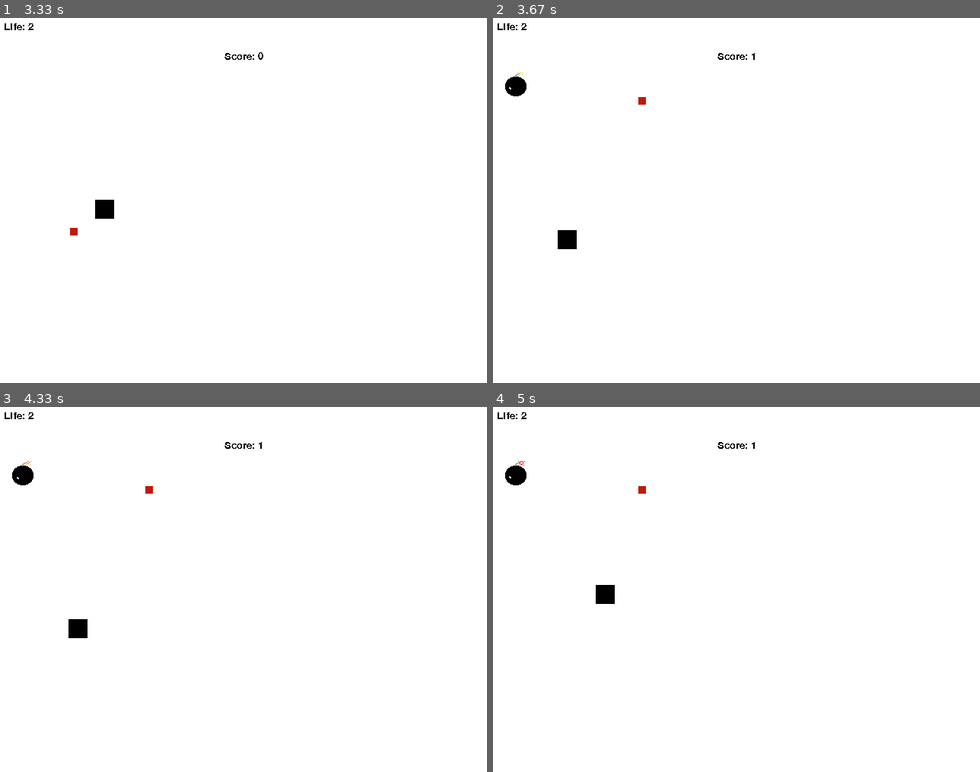
Above: before the commit, frames 1-4 (two rows, left to right).
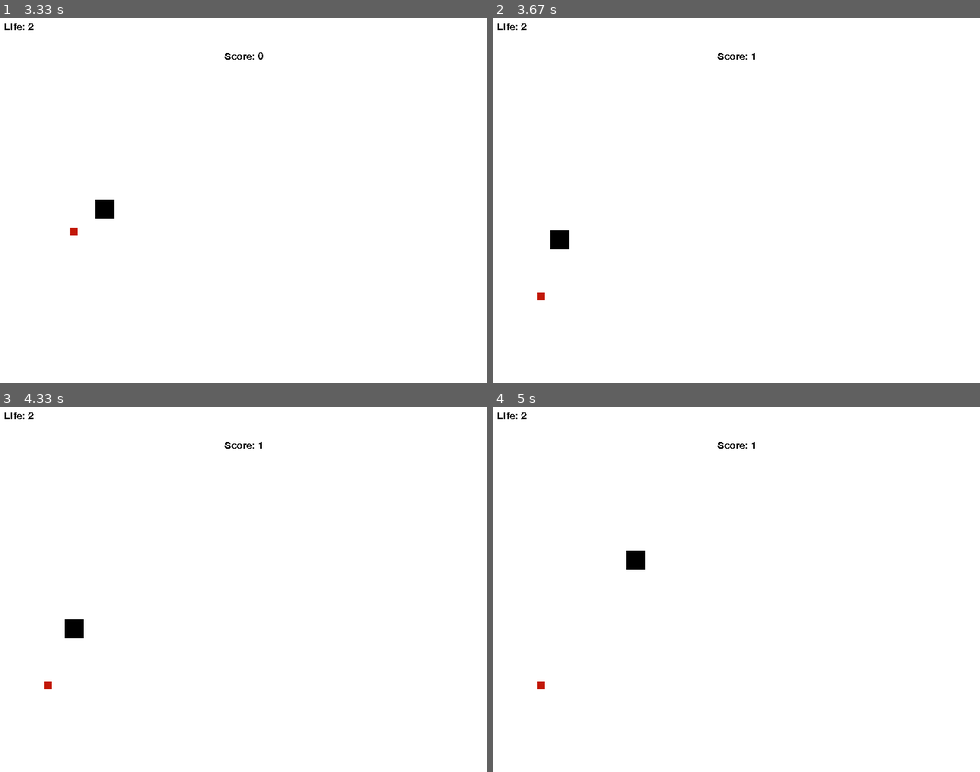
Above: after the commit, the same moments.

Repository: HenriqueBaetaLeite/catch-me-v2
Game: pygame game, started from game.py
Two runs of this game, one before a commit and one after it. Both use one fixed random seed, a clock stepped at 60 frames per second and the inputs below.
Inputs:
- Up to frame 1 (3.33 s): tap Space at 0.33 s; hold Left 0.67-1.2 s; hold Down 1.23-1.53 s; hold Left 1.57-1.97 s; hold Up 2-2.37 s; hold Right 2.4-3.03 s; hold Down from 3.07 s (still down)
- Up to frame 2 (3.67 s): release Down at 3.43 s; hold Left from 3.47 s (still down)
- Up to frame 3 (4.33 s): release Left at 3.93 s; hold Right from 3.97 s (still down)
- Up to frame 4 (5 s): release Right at 4.43 s; hold Up 4.47-4.77 s; hold Right from 4.8 s (still down)

Frame 1 is identical in both runs. In frame 2, 0.4% of the frame differs, in the area x 2-32%, y 14-78%; in frame 3, 0.3%; in frame 4, 0.7%.

Commit message:
Separando as classes bomb, prize, add def update_score a classe player. Criando arquivos de som separados

Diff:
--- /dev/null
+++ b/bomb.py
@@ -0,0 +1,29 @@
+import pygame
+from pygame.locals import *
+
+sprites_bomb = [
+    pygame.image.load("assets/bomb1.png"),
+    pygame.image.load("assets/bomb2.png"),
+    pygame.image.load("assets/bomb3.png"),
+]
+
+
+class Bomb(pygame.sprite.Sprite):
+    def __init__(self):
+        super().__init__()
+        # self.image = pygame.Surface([20, 20])
+        # self.image.fill(RUST)
+        self.sprites = sprites_bomb
+        self.current_sprite = 0
+        self.image = self.sprites[self.current_sprite]
+        self.rect = self.image.get_rect()
+        self.is_animating = False
+
+    # def animate(self):
+    #     self.is_animating = True
+
+    def update(self):
+        self.current_sprite += 0.2
+        if self.current_sprite > len(self.sprites):
+            self.current_sprite = 0
+        self.image = self.sprites[int(self.current_sprite)]
--- a/game.py
+++ b/game.py
@@ -1,9 +1,15 @@
 import pygame
 from pygame.locals import *
 import sys
+
+from time import sleep
 from random import randint, choice
 
 from player import Player
+from bomb import Bomb
+from prize import Prize
+
+from sounds import background_music, sounds_prize, sounds_bomb, sounds_gameover
 
 pygame.init()
 
@@ -12,51 +18,17 @@
 
 window = pygame.display.set_mode((width, height))
 
-sprites_bomb = [
-    pygame.image.load("assets/bomb1.png"),
-    pygame.image.load("assets/bomb2.png"),
-    pygame.image.load("assets/bomb3.png"),
-]
-
 pygame.display.set_caption("Catch Me!")
 
 frame_per_second = pygame.time.Clock()
 FPS = 30
 
-background_music = choice(
-    [
-        "sounds/background_music/battle_boss.ogg",
-        "sounds/background_music/battle_normal.ogg",
-        "sounds/background_music/battle_special.ogg",
-        "sounds/background_music/game_scifi.ogg",
-        "sounds/background_music/grinding_hard.ogg",
-        "sounds/background_music/ready_50.ogg",
-        "sounds/background_music/rough.ogg",
-        "sounds/background_music/sci_fi_score.ogg",
-    ]
-)
-
-sounds_prize = choice(
-    [
-        "sounds/saber.wav",
-        "sounds/vision.wav",
-        "sounds/scifi.wav",
-        "sounds/retro_click.wav",
-    ]
-)
-
-musica_fundo = pygame.mixer.music.load(background_music)
+# MUSIC AND SOUNDS
+
+pygame.mixer.music.load(choice(background_music))
 pygame.mixer.music.play(-1)  # -1 faz um loop com a música
 pygame.mixer.music.set_volume(0.1)
 
-sounds_bomb = choice(["sounds/explosion.wav", "sounds/explosion2.wav"])
-
-bomb_sound = pygame.mixer.Sound(sounds_bomb)
-bomb_sound.set_volume(0.5)
-
-
-collision_noise_prize = pygame.mixer.Sound(sounds_prize)
-collision_noise_prize.set_volume(0.2)
 
 # Colors
 
@@ -65,44 +37,12 @@
 RUST = (147, 58, 22)
 WHITE = (255, 255, 255)
 
-
-class Prize(pygame.sprite.Sprite):
-    def __init__(self):
-        super().__init__()
-        self.image = pygame.Surface([10, 10])
-        self.image.fill(RED)
-        self.rect = self.image.get_rect()
-
-    def move(self):
-        prize.rect.x = randint(50, width - 50)
-        prize.rect.y = randint(50, height - 50)
-
-
-class Bomb(pygame.sprite.Sprite):
-    def __init__(self):
-        super().__init__()
-        # self.image = pygame.Surface([20, 20])
-        # self.image.fill(RUST)
-        self.sprites = sprites_bomb
-        self.current_sprite = 0
-        self.image = self.sprites[self.current_sprite]
-        self.rect = self.image.get_rect()
-        self.is_animating = False
-
-    # def animate(self):
-    #     self.is_animating = True
-
-    def update(self):
-        self.current_sprite += 0.2
-        if self.current_sprite > len(self.sprites):
-            self.current_sprite = 0
-        self.image = self.sprites[int(self.current_sprite)]
-
+# Criação dos objetos Player e Prize
 
 player = Player()
 
-player.rect.x = width // 2
-player.rect.y = height // 2
+# player.rect.x = width // 2
+# player.rect.y = height // 2
 
 prize = Prize()
 prize.rect.x = randint(50, width - 50)
@@ -139,7 +79,6 @@
         ghost_prize_group.draw(window)
         bomb_group.update()
         bomb_group.draw(window)
-        # pygame.display.flip()
     else:
         window.fill(BLACK)
         font = pygame.font.SysFont("gabriola", 40)
@@ -164,32 +103,43 @@
         start_spaceRect.center = (width // 2, 400)
         window.blit(start_space, start_spaceRect)
 
+    # pygame.display.flip()
     pygame.display.update()
 
 
 def player_get_prize():
+    collision_noise_prize = pygame.mixer.Sound(choice(sounds_prize))
+    collision_noise_prize.set_volume(0.2)
     collision_noise_prize.play()
-    player.score += 1
-    if player.score % 7 == 0:
-        player.speed = 15
-    if player.score % 8 == 1:
-        player.speed = 5
-    else:
-        player.speed = 10
-    # print("Score: ", player.score)
+
+    player.update_score()
+
+    # player.score += 1
+
+    # if player.score % 7 == 0:
+    #     player.speed = 15
+    # elif player.score % 8 == 1:
+    #     player.speed = 5
+    # else:
+    #     player.speed = 10
+
     new_prize = Prize()
     new_prize.rect.x = randint(50, width - 50)
     new_prize.rect.y = randint(50, height - 50)
+
+    prize.move()
+
+    bomb = Bomb()
+
     if player.score % 2 == 0:
         ghost_prize_group.add(new_prize)
     if player.score % 6 == 0:
         ghost_prize_group.empty()
-    prize.move()
-    bomb = Bomb()
-    bomb.update()
-    bomb.rect.x = randint(0, 600)
-    bomb.rect.y = randint(0, 400)
-    bomb_group.add(bomb)
+    if player.score % 2 == 0:
+        bomb.update()
+        bomb.rect.x = randint(0, 600)
+        bomb.rect.y = randint(0, 400)
+        bomb_group.add(bomb)
     if len(bomb_group) % 7 == 0 and len(ghost_prize_group) % 7 == 0:
         bomb_group.empty()
 
@@ -209,7 +159,17 @@
         if event.type == QUIT or key[pygame.K_q] or key[pygame.K_ESCAPE]:
             # running = False
             pygame.quit()
-            # sys.exit()
+            sys.exit()
+
+    if key[pygame.K_s]:
+        pygame.mixer.music.fadeout(1500)
+
+    if key[pygame.K_p]:
+        pygame.mixer.music.pause()
+
+    if key[pygame.K_m]:
+        pygame.mixer.music.load(choice(background_music))
+        pygame.mixer.music.play()
 
     if playing:
         # Para o modo contínuo devo acrescentar +=
@@ -219,16 +179,26 @@
 
         # Collision
         for bomb in bomb_group:
+            bomb_sound = pygame.mixer.Sound(choice(sounds_bomb))
+            bomb_sound.set_volume(0.4)
             if bomb.rect.colliderect(prize.rect):
                 bomb.rect.x = randint(0, 600)
                 bomb.rect.y = randint(0, 400)
             if bomb.rect.colliderect(player.rect):
                 player.lifes -= 1
+                player.score -= 2
                 bomb_sound.play()
                 bomb_group.remove(bomb)
                 if player.score > player.high_score:
                     player.high_score = player.score
                 if player.lifes <= 0:
+                    pygame.mixer.music.fadeout(400)
+                    sleep(0.5)
+                    game_over_sound = pygame.mixer.Sound(
+                        choice(sounds_gameover)
+                    )
+                    game_over_sound.play()
+                    sleep(1.5)
                     playing = False
 
         if player.rect.colliderect(prize.rect):
@@ -243,6 +213,7 @@
     else:
         if key[pygame.K_SPACE]:
             playing = True
+            pygame.mixer.music.play()
             bomb_group.empty()
             ghost_prize_group.empty()
             player.score = 0
@@ -253,3 +224,4 @@
     redraw()
 
 pygame.quit()
+sys.exit()
--- /dev/null
+++ b/menu_pygame.py
@@ -0,0 +1,39 @@
+import os
+import pygame
+import pygame_menu
+
+pygame.init()
+os.environ['SDL_VIDEO_CENTERED'] = '1'
+surface = pygame.display.set_mode((700, 500))
+
+
+def set_difficulty(selected, value):
+    """
+    Set the difficulty of the game.
+    """
+    print('Set difficulty to {} ({})'.format(selected[0], value))
+
+
+def start_the_game():
+    """
+    Function that starts a game. This is raised by the menu button,
+    here menu can be disabled, etc.
+    """
+    print('Do the job here !\nPrepare for game starting...')
+
+
+menu = pygame_menu.Menu(height=400,
+                        width=500,
+                        theme=pygame_menu.themes.THEME_BLUE,
+                        title='Catch me if you can')
+
+menu.add_text_input('Name: ', default='Player1')
+menu.add_selector(
+    'Difficulty: ', [('Hard', 1), ('Medium', 2),('Easy', 3)], onchange=set_difficulty)
+menu.add_button('Play', start_the_game)
+menu.add_button('Quit', pygame_menu.events.EXIT)
+menu.add_color_input('Player Color', 'rgb', default=(255, 255, 9))
+menu.add_color_input('Empty color in RGB: ',
+                     color_type='rgb', input_separator='-')
+
+menu.mainloop(surface)
--- a/player.py
+++ b/player.py
@@ -20,6 +20,7 @@
         self.direction_y = randint(100, 350)
 
     # Aqui o jogador tem movimento constante e eu só preciso indicar a direção
+    # Também preciso mudar a configuração de direção manual ou não no "if playing:"
     def move(self):
         key = pygame.key.get_pressed()
         if key[pygame.K_LEFT]:
@@ -35,7 +36,18 @@
             self.direction_y = self.speed
             self.direction_x = 0
 
-    # Aqui eu movo o jogador da maneira q eu quero, se não mover, ele fica parado
+    def update_score(self):
+        self.score += 1
+
+        if self.score % 7 == 0:
+            self.speed = 15
+        elif self.score % 8 == 0 and self.score % 6 == 0:
+            self.speed = 6
+        else:
+            self.speed = 10
+
+    # Aqui eu movo o jogador da maneira q eu quero,
+    # se não mover, ele fica parado
     def moveYourself(self):
         key = pygame.key.get_pressed()
         if key[pygame.K_LEFT]:
--- /dev/null
+++ b/prize.py
@@ -0,0 +1,20 @@
+import pygame
+from pygame.locals import *
+from random import randint
+
+RED = (194, 24, 7)
+
+width = 640
+height = 480
+
+
+class Prize(pygame.sprite.Sprite):
+    def __init__(self):
+        super().__init__()
+        self.image = pygame.Surface([10, 10])
+        self.image.fill(RED)
+        self.rect = self.image.get_rect()
+
+    def move(self):
+        self.rect.x = randint(50, width - 50)
+        self.rect.y = randint(50, height - 50)
--- /dev/null
+++ b/sounds.py
@@ -0,0 +1,31 @@
+background_music = [
+    "assets/sounds/background_music/battle_boss.ogg",
+    "assets/sounds/background_music/battle_normal.ogg",
+    "assets/sounds/background_music/battle_special.ogg",
+    "assets/sounds/background_music/game_scifi.ogg",
+    "assets/sounds/background_music/grinding_hard.ogg",
+    "assets/sounds/background_music/ready_50.ogg",
+    "assets/sounds/background_music/rough.ogg",
+    "assets/sounds/background_music/sci_fi_score.ogg",
+]
+
+sounds_prize = [
+    "assets/sounds/saber.wav",
+    "assets/sounds/vision.wav",
+    "assets/sounds/scifi.wav",
+    "assets/sounds/retro_click.wav",
+]
+
+sounds_bomb = [
+    "assets/sounds/explosion.wav",
+    "assets/sounds/explosion2.wav",
+    "assets/sounds/explosion3.wav",
+]
+
+sounds_gameover = [
+    "assets/sounds/game_over/game_over1.wav",
+    "assets/sounds/game_over/game_over2.wav",
+    "assets/sounds/game_over/game_over3.wav",
+    "assets/sounds/game_over/game_over4.wav",
+    "assets/sounds/game_over/game_over5.wav",
+]
Not shown, changed: README.md
Not shown, changed: requirements.txt
Not shown, added: assets/sounds/background_music/battle_boss.ogg
Not shown, added: assets/sounds/background_music/battle_normal.ogg
Not shown, added: assets/sounds/background_music/battle_special.ogg
Not shown, added: assets/sounds/background_music/game_scifi.ogg
Not shown, added: assets/sounds/background_music/grinding_hard.ogg
Not shown, added: assets/sounds/background_music/ready_50.ogg
Not shown, added: assets/sounds/background_music/rough.ogg
Not shown, added: assets/sounds/background_music/sci_fi_score.ogg
Not shown, added: assets/sounds/explosion.wav
Not shown, added: assets/sounds/explosion2.wav
(and 10 more such lines)
